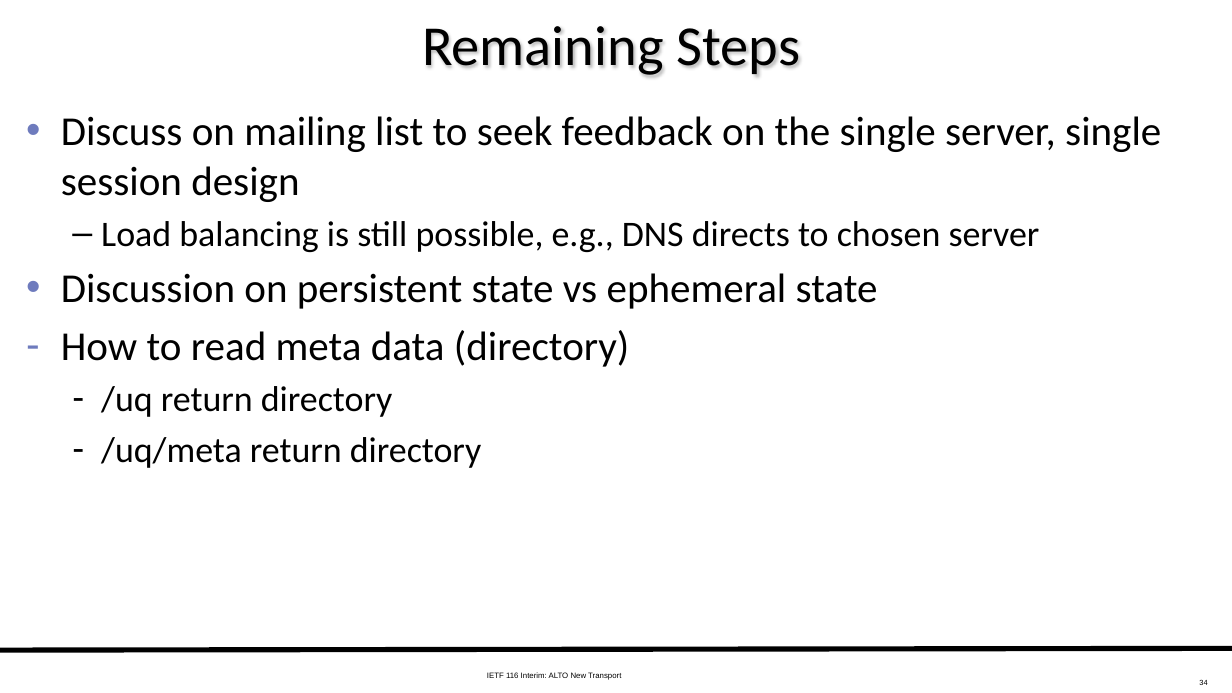
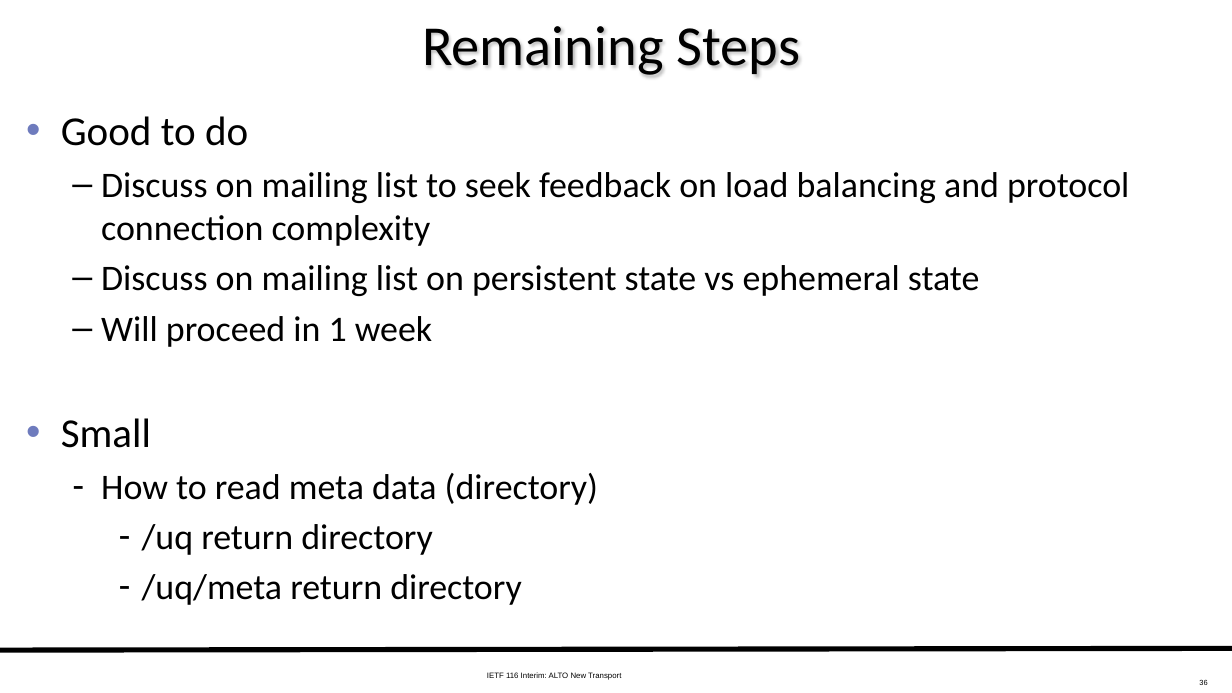
Before and after one commit to ietf-wg-alto/wg-materials, a slide deck: slide 36 of meetings-ietf/ietf-116-interim/slides-116-interim-alto-transport.pptx (slide 34 before the commit). Drawn at 1232x693 pixels with LibreOffice and Linux fonts; fonts in the diff are those of the drawing. Boxes give left, top, right and bottom in pixels: in the first picture for what was removed or moved away, otherwise in the second. Text is boxed around its words. In the diff, an @@ line names an element or a change of style, - is before the commit and + after.

```diff
--- a/meetings-ietf/ietf-116-interim/slides-116-interim-alto-transport.pptx
+++ b/meetings-ietf/ietf-116-interim/slides-116-interim-alto-transport.pptx
@@ text at (61, 116, 1129, 448): text changed; size 32 to 28 pt @@
-• Discuss on mailing list to seek feedback on the single server, single session design
-  – Load balancing is still possible, e.g., DNS directs to chosen server
-• Discussion on persistent state vs ephemeral state
+• Good to do
+  – Discuss on mailing list to seek feedback on load balancing and protocol connection complexity
+  – Discuss on mailing list on persistent state vs ephemeral state
+  – Will proceed in 1 week
+• Small
@@ text at (101, 473, 598, 605): size 32 to 28 pt in "How to read meta data (directory)"; list level 1 to 2 in "How to read meta data ..."; list level 2 to 3 in "/uq return directory"; list level 2 to 3 in "/uq/meta return directory" @@
```
Also in this commit, not shown: 12 other slides changed, 2 slides added.
